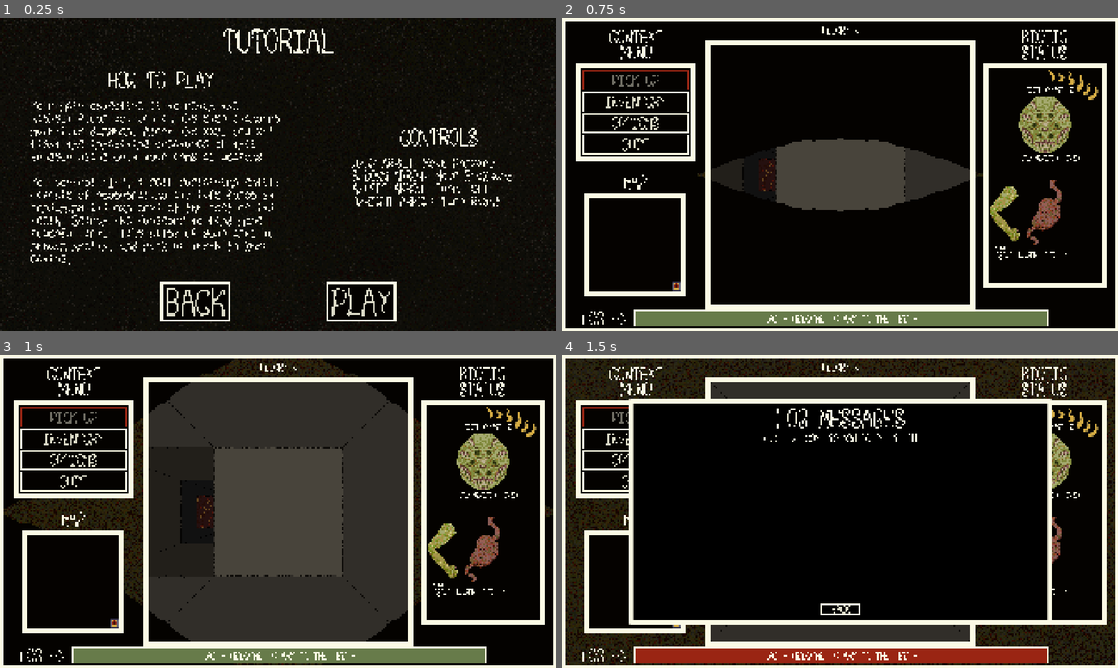
Above: before the commit, frames 1-4 (two rows, left to right).
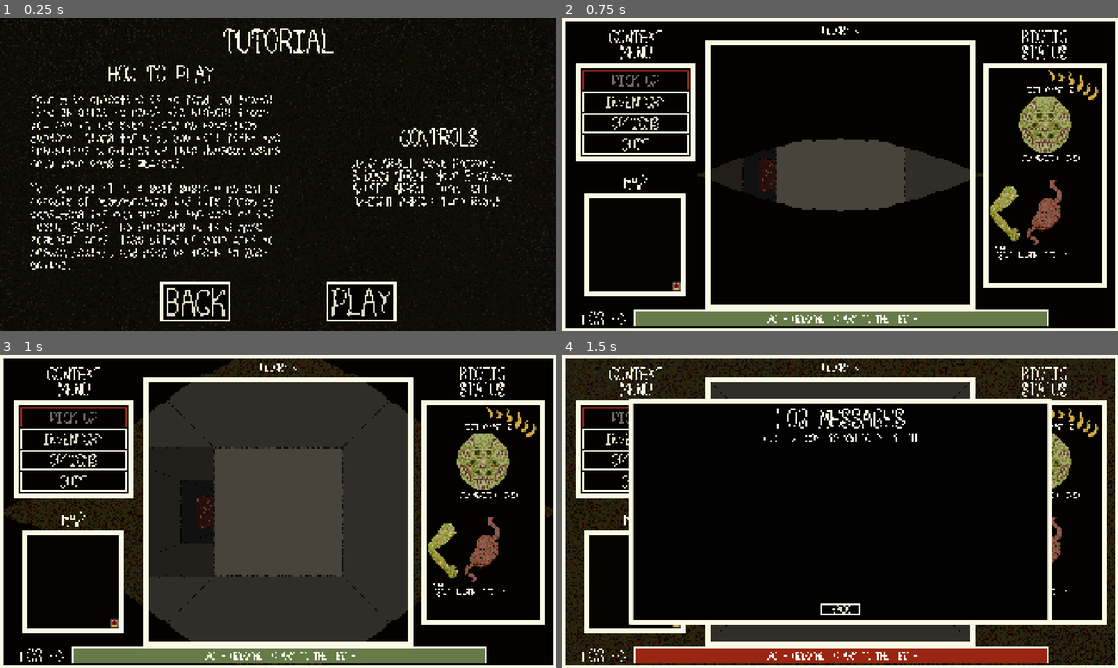
Above: after the commit, the same moments.

Repository: sym-z/arm-to-the-teeth
Game: Godot game, scene res://scenes/tutorial/tutorial.tscn
The game is run twice, just before and just after one commit, with the same random seed, the same clock (stepped at 60 frames per second) and the same inputs. The project has no main scene, so this scene is started directly.
Inputs (mouse positions are in pixels of both pictures, inside the frame that each line leads up to):
- Up to frame 1 (0.25 s): no input
- Up to frame 2 (0.75 s): click "PLAY" at 0.5 s
- Up to frame 3 (1 s): no input
- Up to frame 4 (1.5 s): move the mouse to (840, 655) at 1.27 s; hold D (turn_right) from 1.28 s (still down); hold Space (pick_up) from 1.28 s (still down); click (840, 655) at 1.42 s

The runs differ from the first frame. In frame 1, 5.1% of the frame differs, in the area x 5-51%, y 15-81%; in frame 2, nothing differs; in frame 3, nothing differs; in frame 4, nothing differs.

Commit message:
imports and tweak of tutorial verbiage

Diff:
--- a/src/scenes/tutorial/tutorial.tscn
+++ b/src/scenes/tutorial/tutorial.tscn
@@ -97,7 +97,7 @@
 custom_minimum_size = Vector2(900, 0)
 layout_mode = 2
 theme = ExtResource("6_g7eoy")
-text = "Your main objective is to reach the highest floor you can in the ever changing maze-like dungeon. Along the way, you will fight the inhabiting creatures of this dungeon using only your arms as weapons.
+text = "Your main objective is to find and travel through gates to reach the highest floor you can in the ever changing maze-like dungeon. Along the way, you will fight the inhabiting creatures of this dungeon using only your arms as weapons.
 
 You control \"It\", a self sustaining entity capable of regenerating its life force by consuming its own arms at the cost of its teeth. Search the dungeons to find more powerful arms, take bites of your arms to regain health, and pick up teeth to keep eating."
 autowrap_mode = 2
Not shown, added: src/assets/audio/arm_eat/full_eat_0.mp3.import
Not shown, added: src/assets/audio/arm_pickup/arm_pickup_0.mp3.import
Not shown, added: src/assets/audio/hunger/hunger_0.mp3.import
Not shown, added: src/assets/audio/hunger/hunger_1.mp3.import
Not shown, added: src/assets/audio/hunger/hunger_pain_0.mp3.import
Not shown, added: src/assets/audio/p_attack/p_attack_0.mp3.import
Not shown, added: src/assets/audio/p_attack/p_crit_0.mp3.import
Not shown, added: src/assets/audio/p_attack/p_whiff_0.mp3.import
Not shown, added: src/assets/audio/ui/ui-01.mp3.import
Not shown, added: src/assets/audio/ui/ui-02.mp3.import
Not shown, added: src/assets/audio/ui/ui-03.mp3.import
Not shown, added: src/assets/audio/ui/ui-04.mp3.import
